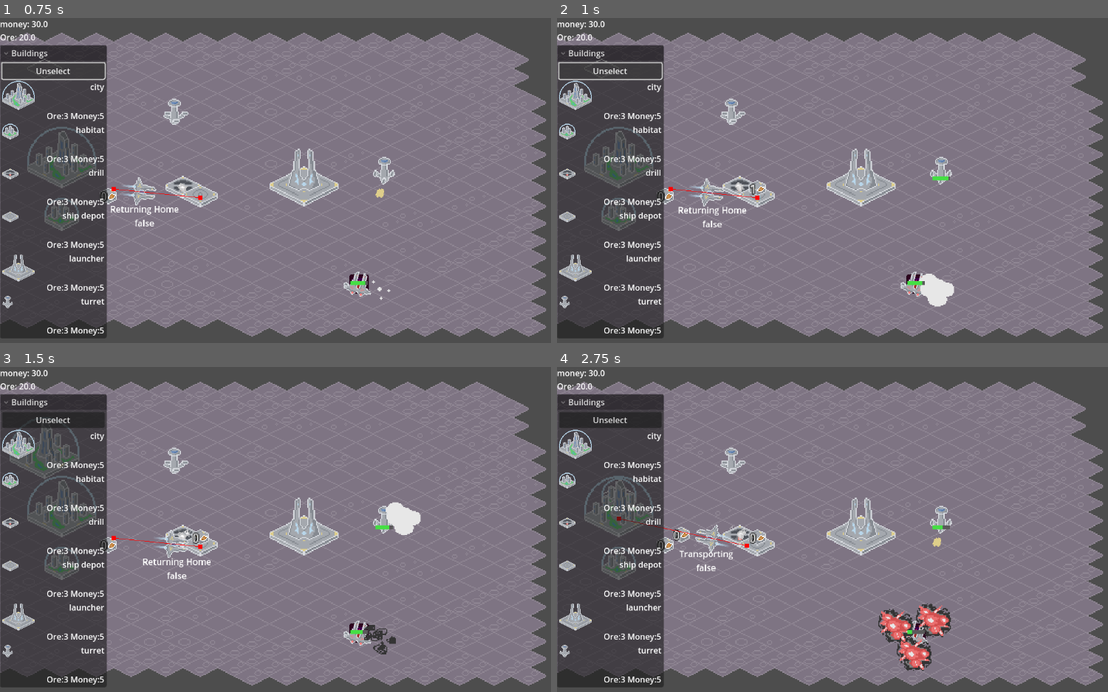
Above: before the commit, frames 1-4 (two rows, left to right).
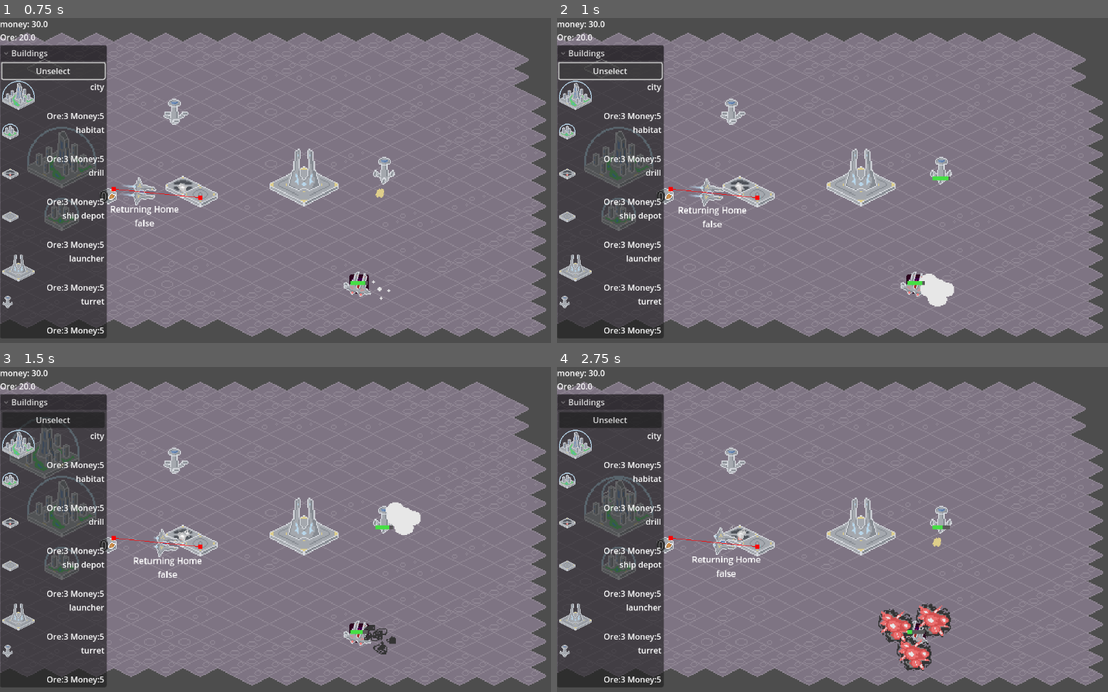
Above: after the commit, the same moments.

Repository: kevinn-t/cmpm-170-tower-defense
Game: Godot game, scene res://main scene.tscn
Two runs of this game, one before a commit and one after it. Both use one fixed random seed, a clock stepped at 60 frames per second and the inputs below. The engine's default icon, where the game draws it, is replaced by a stand-in: a white triangle on a blue panel in a dark square.
Inputs:
- Up to frame 1 (0.75 s): click "Unselect" at 0.5 s
- Up to frame 2 (1 s): no input
- Up to frame 3 (1.5 s): click "city" at 1.25 s
- Up to frame 4 (2.75 s): click "habitat" at 2 s

Frame 1 is identical in both runs. In frame 2, less than 0.1% of the frame differs, in the area x 34-38%, y 49-55%; in frame 3, 0.6%; in frame 4, 0.9%, in the area x 10-38%, y 46-65%.

Commit message:
ship depot finally connects to consumers

Diff:
--- a/Prefabs/city_center.tscn
+++ b/Prefabs/city_center.tscn
@@ -13,6 +13,5 @@
 [node name="CollisionPolygon2D" type="CollisionPolygon2D" parent="."]
 visible = false
 polygon = PackedVector2Array(32, 0, 0, -16, -32, 0, 0, 16)
-disabled = true
 
 [connection signal="onDelivery" from="." to="." method="_on_delivery"]
--- a/Prefabs/ship_depot.tscn
+++ b/Prefabs/ship_depot.tscn
@@ -6,6 +6,7 @@
 
 [node name="Ship Depot" type="StaticBody2D" groups=["ship_depot"]]
 y_sort_enabled = true
+collision_layer = 2
 script = ExtResource("1_ierel")
 
 [node name="Sprite2D" parent="." instance=ExtResource("2_qpmyw")]
--- a/Scripts/cursor.gd
+++ b/Scripts/cursor.gd
@@ -24,7 +24,7 @@
 			var results = physics_space.intersect_point(query)
 
 			if (results.size() > 0):
-				print("clicked on" + str(results[0].collider))
+				#print("clicked on" + str(results[0].collider))
 				selected_building = results[0].collider
 				onClick.emit(results[0].collider)
 
--- a/Scripts/ship_depot.gd
+++ b/Scripts/ship_depot.gd
@@ -9,12 +9,12 @@
 const SHIP = preload("res://Prefabs/ship.tscn")
 
 @export var destination : Building
-var new_destination = CollisionObject2D
 @onready var selecting : bool = false
 
 func _ready() -> void:
 	onBuilt.connect(on_built)
 	$GUI.visible = false
+	$"../../Cursor".onClick.connect(on_any_click)
 
 func on_built():
 	pass
@@ -44,12 +44,7 @@
 			# toggle entire thing
 			$GUI.visible = !$GUI.visible
 			# reset stuff
-			new_destination = null
-			selecting = false
-			$"GUI/Control/Set Dest Button".text = "Set Destination"
-			$GUI/Route.clear_points()
-			$GUI/Route.add_point(to_local(destination.global_position))
-			$GUI/Route.add_point(Vector2(0,0))
+			refresh_gui()
 
 
 func _on_repair_button_gui_input(event: InputEvent) -> void:
@@ -57,22 +52,22 @@
 		if event.button_index == MOUSE_BUTTON_LEFT:
 			selecting = !selecting
 			$"GUI/Control/Set Dest Button".text = "Cancel" if selecting else "Set Destination"
-			# set new destination
-			if selecting and new_destination!=null:
-				destination = new_destination
-				new_destination = null
 
-				$GUI/Route.clear_points()
-				$GUI/Route.add_point(to_local(destination.global_position))
-				$GUI/Route.add_point(Vector2(0,0))
-				selecting = false
-				$"GUI/Control/Set Dest Button".text = "Set Destination"
+			refresh_gui()
 
+func on_any_click(new_destination):
+	print(selecting)
+	if selecting:
+		if new_destination != null:
+			destination = new_destination
+			selecting = false
+	refresh_gui()
 
-func _on_cursor_on_click(collider: CollisionObject2D) -> void:
-	new_destination = collider
+func refresh_gui():
+	$"GUI/Control/Set Dest Button".text = "Cancel" if selecting else "Set Destination"
+	$GUI/Route.clear_points()
+	$GUI/Route.add_point(to_local(destination.global_position))
+	$GUI/Route.add_point(Vector2(0,0))
 
-# open depot gui
-# says set destination, selecting is false
-# click on button -> says cancel
-# click cancel / click on building / close gui -> set new_destination to null
+#func _on_cursor_on_click(collider: CollisionObject2D) -> void:
+	#new_destination = collider
